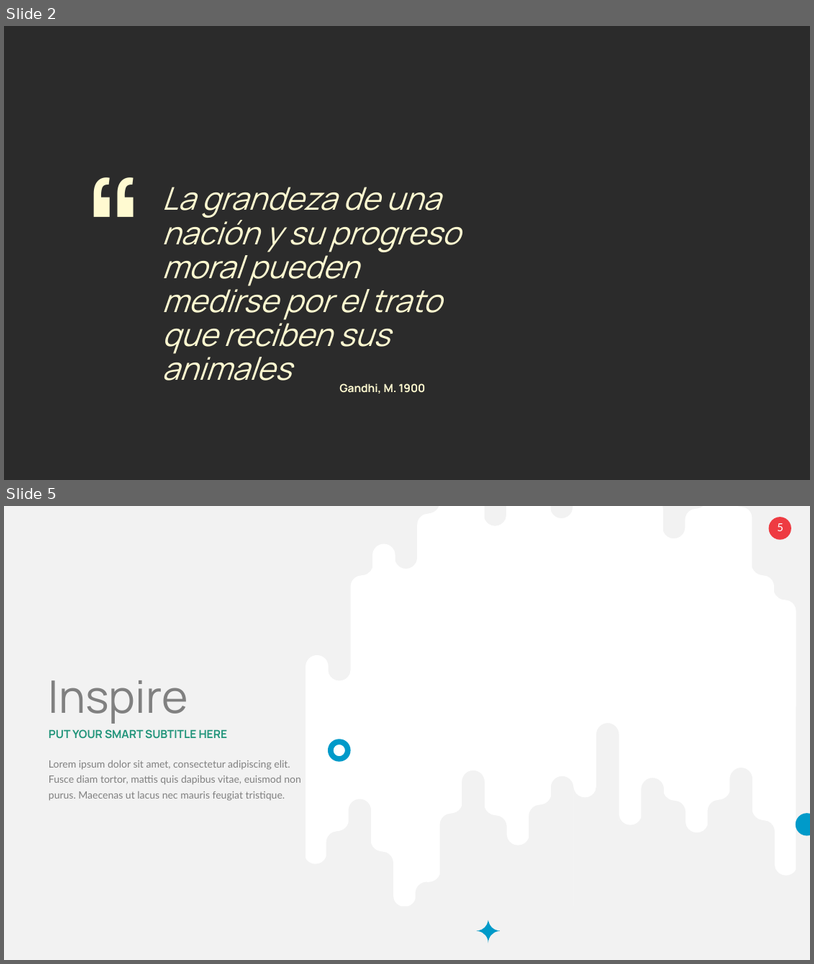
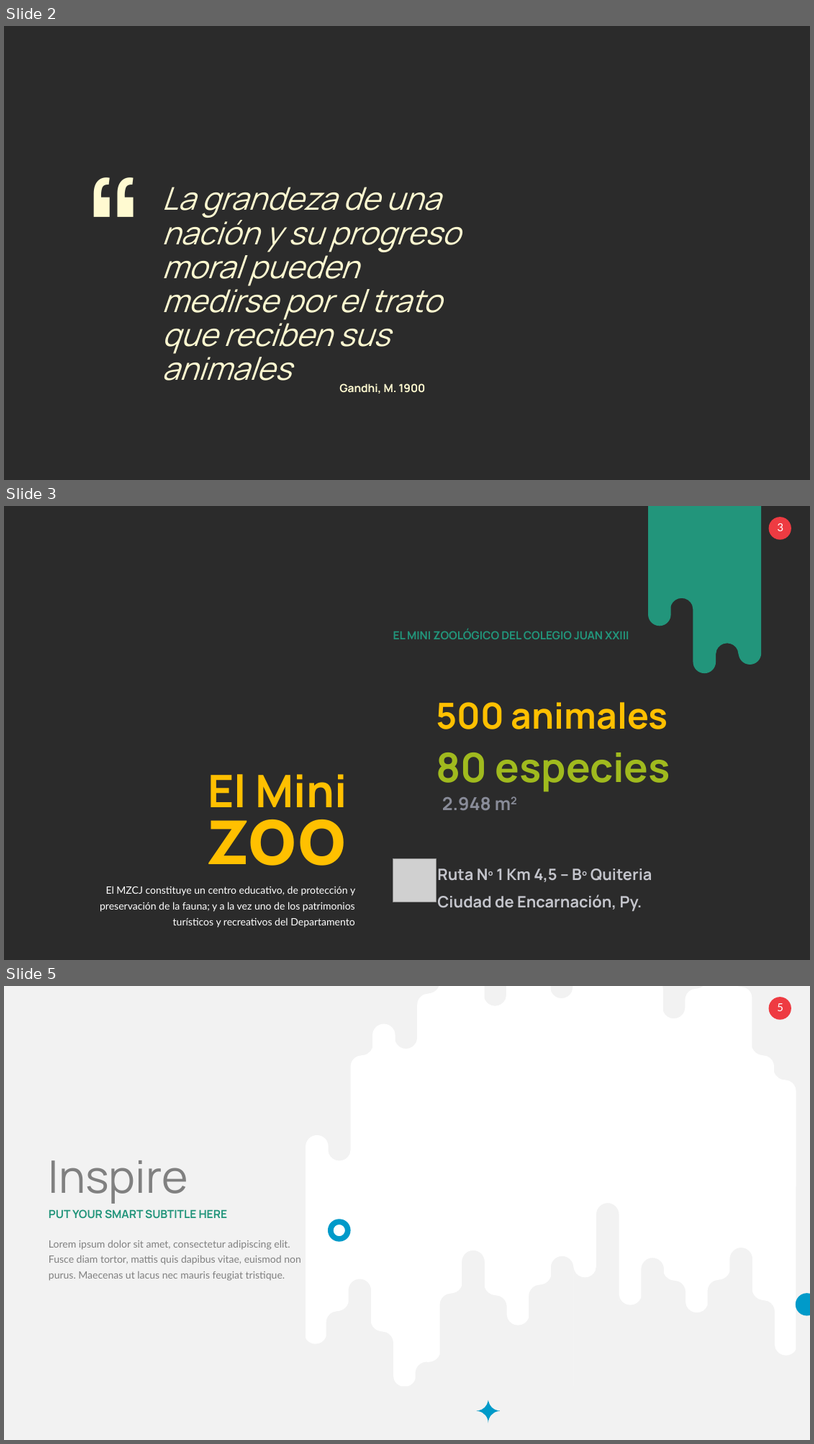
Before and after one commit to vieyrapy/book_minizoo, a slide deck: mzcj_presentacion.pptx. Shown one above the other, each under a label of ours: slides 2 and 5 before the commit, slides 2, 3 and 5 after it; the slides between them are not shown. The pictures are 814x964 and 814x1444 pixels, drawn with LibreOffice and Linux fonts; fonts in the diff are those of the drawing; grey boxes stand for pictures; background and template pictures are left out; a plain dark background stands for a picture behind light text. Boxes give left, top, right and bottom in pixels: in the first picture for what was removed or moved away, otherwise in the second. Text is boxed around its words. In the diff, an @@ line names an element or a change of style, - is before the commit and + after.

```diff
--- a/mzcj_presentacion.pptx
+++ b/mzcj_presentacion.pptx
@@ slide 3 added at (x1=4, y1=506, x2=810, y2=960), background picture (left out); not listed: 2 template elements that a slide beside it also shows @@
@@ freeform shape added at (x1=648, y1=506, x2=761, y2=674), fill #22957B @@
@@ text added at (x1=394, y1=628, x2=629, y2=639), 10 pt, text #22957B, bold @@
+EL MINI ZOOLÓGICO DEL COLEGIO JUAN XXIII
@@ text added at (x1=436, y1=702, x2=669, y2=729), 32 pt, text #FFC000, bold @@
+500 animales
@@ text added at (x1=436, y1=752, x2=671, y2=792), 36 pt, text #A0BA1E, bold @@
+80 especies
@@ text added at (x1=208, y1=774, x2=347, y2=807), 40 pt, text #FFC000, bold @@
+El Mini
@@ text added at (x1=208, y1=789, x2=347, y2=865), 72 pt, text #FFC000, bold @@
+zoo
@@ text added at (x1=442, y1=797, x2=491, y2=810), 16 pt, text #898C99, bold @@
+2.948 m2
@@ picture added at (x1=394, y1=858, x2=436, y2=901) @@
@@ text added at (x1=437, y1=868, x2=652, y2=911), 14 pt, text #C4C5CC, bold @@
+Ruta Nº 1 Km 4,5 – Bº Quiteria
+Ciudad de Encarnación, Py.
@@ text added at (x1=100, y1=885, x2=355, y2=927), 9 pt, text #FFFFFF @@
+El MZCJ constituye un centro educativo, de protección y preservación de la fauna; y a la vez uno de los patrimonios turísticos y recreativos del Departamento
```
Also in this commit, not shown: 10 slides changed, 1 other slide added, 1 slide removed, 1 other file.
